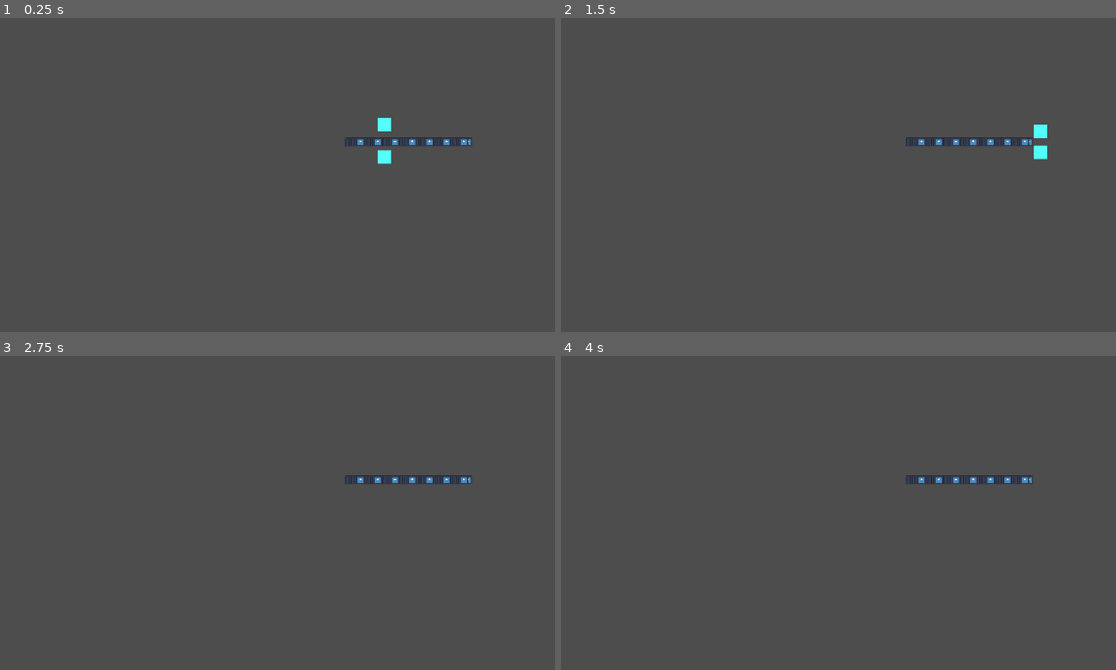
Above: before the commit, frames 1-4 (two rows, left to right).
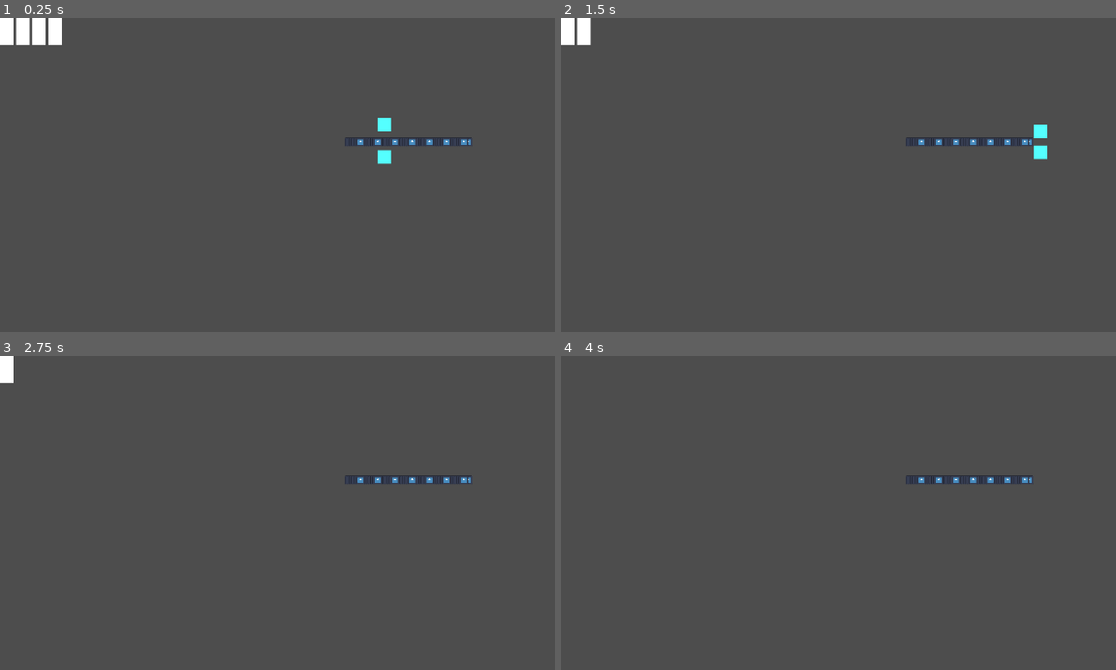
Above: after the commit, the same moments.

Repository: Jadale18/PirateGameJam
Game: Godot game, scene res://World/world.tscn
The game is run twice, just before and just after one commit, with the same random seed, the same clock (stepped at 60 frames per second) and the same inputs. The engine's default icon, where the game draws it, is replaced by a stand-in: a white triangle on a blue panel in a dark square.
Inputs:
- Up to frame 1 (0.25 s): no input
- Up to frame 2 (1.5 s): tap Enter (ui_accept) at 0.5, 0.77 s; hold Right (ui_right) from 0.53 s (still down); tap Z (Take Damage, bound only after the commit) at 0.6, 1.35 s
- Up to frame 3 (2.75 s): tap Enter (ui_accept) at 1.52 s; release Right (ui_right) at 2.03 s; hold Left (ui_left) from 2.03 s (still down); tap Z (Take Damage, bound only after the commit) at 2.1 s
- Up to frame 4 (4 s): tap Enter (ui_accept) at 2.75, 3.02, 3.5, 3.77 s; release Left (ui_left) at 2.78 s; hold Right (ui_right) from 2.78 s (still down); tap Z (Take Damage, bound only after the commit) at 2.85, 3.6 s

The runs differ from the first frame. In frame 1, 0.9% of the frame differs, in the area x 0-12%, y 0-9%; in frame 2, 0.4%; in frame 3, 0.2%; in frame 4, nothing differs.

Commit message:
Added life system and game over function in player script

Diff:
--- a/Character/Character.gd
+++ b/Character/Character.gd
@@ -1,25 +1,22 @@
 extends CharacterBody2D
 
+var max_life = 4
+var current_life_total = 4
 
 const SPEED = 150.0
 const JUMP_VELOCITY = -300.0
+
 @export_range(-1, 1, 2) var gravity_multiplier = 1
-
-# Get the gravity from the project settings to be synced with RigidBody nodes.
 @onready var gravity = ProjectSettings.get_setting("physics/2d/default_gravity") * gravity_multiplier
 
 
 func _physics_process(delta):
-	# Add the gravity.
 	if not is_on_floor():
 		velocity.y += gravity * delta
 
-	# Handle jump.
 	if Input.is_action_just_pressed("ui_accept") and (is_on_floor() or is_on_ceiling()):
 		velocity.y = JUMP_VELOCITY * gravity_multiplier
 
-	# Get the input direction and handle the movement/deceleration.
-	# As good practice, you should replace UI actions with custom gameplay actions.
 	var direction = Input.get_axis("ui_left", "ui_right")
 	if direction:
 		velocity.x = direction * SPEED
@@ -27,3 +24,16 @@
 		velocity.x = move_toward(velocity.x, 0, SPEED)
 
 	move_and_slide()
+	take_damage()
+	check_gameover()
+
+
+func take_damage():
+	if Input.is_action_just_pressed("Take Damage"):
+		print('dmg')
+		current_life_total -= 1
+		$CanvasLayer/HBoxContainer.get_child(current_life_total).visible = false
+
+func check_gameover():
+	if current_life_total == 0:
+		print('game over')
--- a/Character/character.tscn
+++ b/Character/character.tscn
@@ -13,3 +13,25 @@
 
 [node name="CollisionShape2D" type="CollisionShape2D" parent="."]
 shape = SubResource("RectangleShape2D_sw8l6")
+
+[node name="CanvasLayer" type="CanvasLayer" parent="."]
+
+[node name="HBoxContainer" type="HBoxContainer" parent="CanvasLayer"]
+offset_right = 40.0
+offset_bottom = 40.0
+
+[node name="ColorRect" type="ColorRect" parent="CanvasLayer/HBoxContainer"]
+custom_minimum_size = Vector2(20, 2.08165e-12)
+layout_mode = 2
+
+[node name="ColorRect2" type="ColorRect" parent="CanvasLayer/HBoxContainer"]
+custom_minimum_size = Vector2(20, 2.08165e-12)
+layout_mode = 2
+
+[node name="ColorRect3" type="ColorRect" parent="CanvasLayer/HBoxContainer"]
+custom_minimum_size = Vector2(20, 2.08165e-12)
+layout_mode = 2
+
+[node name="ColorRect4" type="ColorRect" parent="CanvasLayer/HBoxContainer"]
+custom_minimum_size = Vector2(20, 2.08165e-12)
+layout_mode = 2
--- a/World/world.tscn
+++ b/World/world.tscn
@@ -1,7 +1,8 @@
-[gd_scene load_steps=3 format=3 uid="uid://dc0u47ootl00e"]
+[gd_scene load_steps=4 format=3 uid="uid://dc0u47ootl00e"]
 
 [ext_resource type="PackedScene" uid="uid://b5btof2wbb7bl" path="res://Character/character.tscn" id="1_fw4kl"]
-[ext_resource type="PackedScene" uid="uid://dytaw7axsp7xb" path="res://tile_map.tscn" id="2_hc3xs"]
+[ext_resource type="PackedScene" uid="uid://dytaw7axsp7xb" path="res://World/tile_map.tscn" id="2_hc3xs"]
+[ext_resource type="PackedScene" uid="uid://b30x3ndk74bhm" path="res://UI/in_game_ui.tscn" id="3_4wks0"]
 
 [node name="World" type="Node2D"]
 
@@ -14,3 +15,5 @@
 
 [node name="TileMap" parent="." instance=ExtResource("2_hc3xs")]
 layer_0/tile_data = PackedInt32Array(7536964, 0, 0, 7536965, 0, 0, 7536966, 0, 0, 7536967, 0, 0, 7536968, 0, 0, 7536969 …(1597 unchanged characters)…
+
+[node name="InGameUI" parent="." instance=ExtResource("3_4wks0")]
--- a/project.godot
+++ b/project.godot
@@ -15,6 +15,14 @@
 config/features=PackedStringArray("4.2", "GL Compatibility")
 config/icon="res://icon.svg"
 
+[input]
+
+"Take Damage"={
+"deadzone": 0.5,
+"events": [Object(InputEventKey,"resource_local_to_scene":false,"resource_name":"","device":-1,"window_id":0,"alt_pressed":false,"shift_pressed":false,"ctrl_pressed":false,"meta_pressed":false,"pressed":false,"keycode":0,"physical_keycode":90,"key_label":0,"unicode":122,"echo":false,"script":null)
+]
+}
+
 [rendering]
 
 renderer/rendering_method="gl_compatibility"
Renamed: tile_map.tscn -> World/tile_map.tscn
